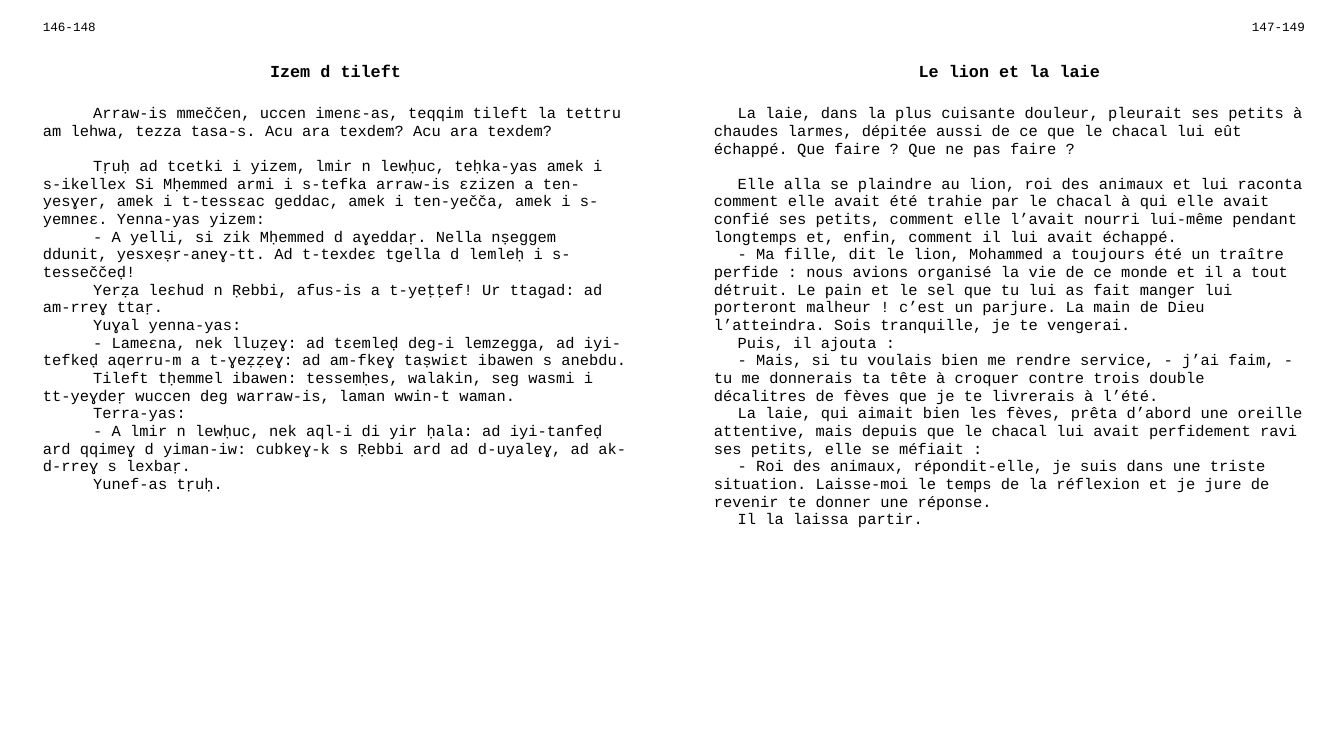
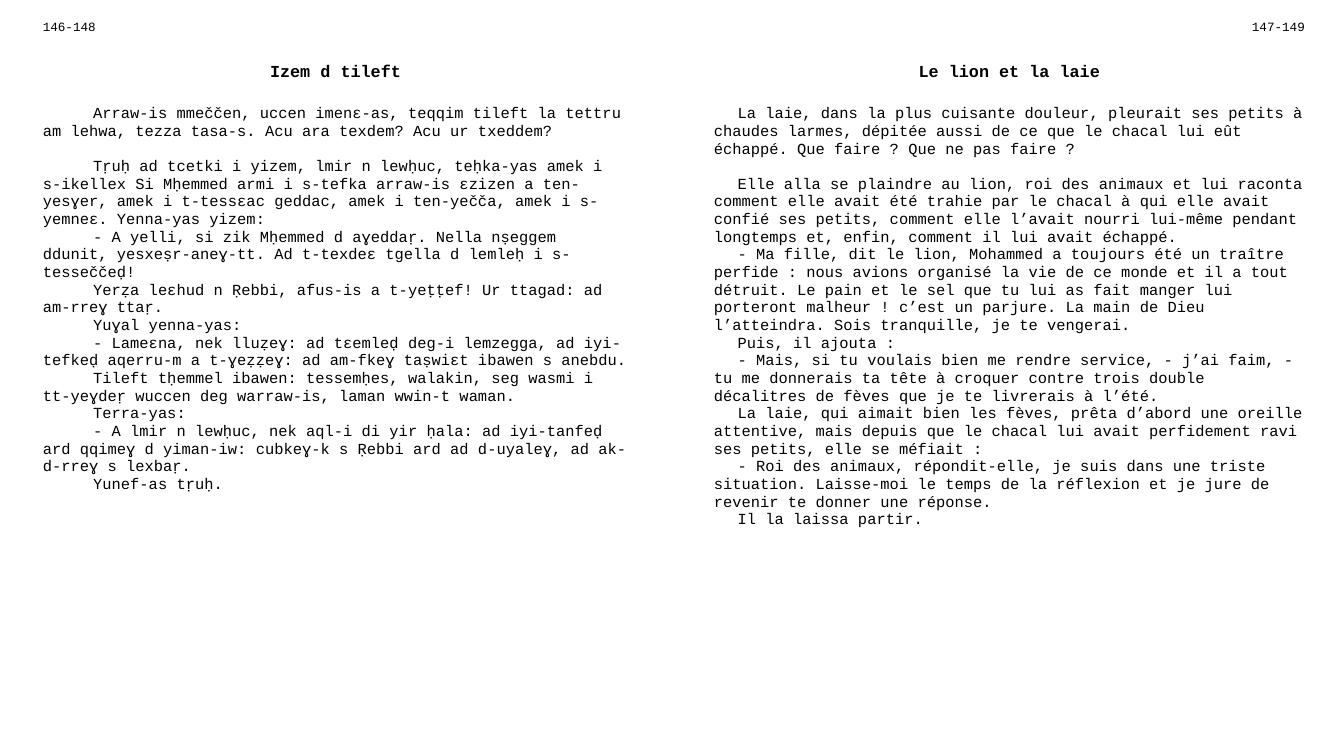
Before and after one commit to sferhah/tamacahut_n_wuccen, a slide deck: slide 56 of Uccen.ConsoleApp/uccen.pptx. Drawn at 1344x756 pixels with LibreOffice and Linux fonts; fonts in the diff are those of the drawing. Boxes give left, top, right and bottom in pixels: in the first picture for what was removed or moved away, otherwise in the second. Text is boxed around its words. In the diff, an @@ line names an element or a change of style, - is before the commit and + after.

```diff
--- a/Uccen.ConsoleApp/uccen.pptx
+++ b/Uccen.ConsoleApp/uccen.pptx
@@ table at [32,16,1315,729] @@
-row 3, column 1: Arraw-is mmeččen, uccen imenɛ-as, teqqim tileft la tettru am lehwa, tezza tasa-s. Acu ara texdem? Acu ara texdem? / Tṛuḥ ad tcetki i yizem, lmir n lewḥuc, teḥka-yas amek i s-ikellex Si Mḥemmed armi i s-tefka arraw-is ɛzizen a ten-yesɣer, amek i t-tessɛac geddac, amek i ten-yečča, amek i s-yemneɛ. Yenna-yas yizem: / - A yelli, si zik Mḥemmed d aɣeddaṛ. Nella nṣeggem ddunit, yesxeṣr-aneɣ-tt. Ad t-texdeɛ tgella d lemleḥ i s-tesseččeḍ! / Yerẓa leɛhud n Ṛebbi, afus-is a t-yeṭṭef! Ur ttagad: ad am-rreɣ ttaṛ. / Yuɣal yenna-yas: / - Lameɛna, nek lluẓeɣ: ad tɛemleḍ deg-i lemzegga, ad iyi-tefkeḍ aqerru-m a t-ɣeẓẓeɣ: ad am-fkeɣ taṣwiɛt ibawen s anebdu. / Tileft tḥemmel ibawen: tessemḥes, walakin, seg wasmi i tt-yeɣdeṛ wuccen deg warraw-is, laman wwin-t waman. / Terra-yas: / - A lmir n lewḥuc, nek aql-i di yir ḥala: ad iyi-tanfeḍ ard qqimeɣ d yiman-iw: cubkeɣ-k s Ṛebbi ard ad d-uyaleɣ, ad ak-d-rreɣ s lexbaṛ. / Yunef-as tṛuḥ.
+row 3, column 1: Arraw-is mmeččen, uccen imenɛ-as, teqqim tileft la tettru am lehwa, tezza tasa-s. Acu ara texdem? Acu ur txeddem? / Tṛuḥ ad tcetki i yizem, lmir n lewḥuc, teḥka-yas amek i s-ikellex Si Mḥemmed armi i s-tefka arraw-is ɛzizen a ten-yesɣer, amek i t-tessɛac geddac, amek i ten-yečča, amek i s-yemneɛ. Yenna-yas yizem: / - A yelli, si zik Mḥemmed d aɣeddaṛ. Nella nṣeggem ddunit, yesxeṣr-aneɣ-tt. Ad t-texdeɛ tgella d lemleḥ i s-tesseččeḍ! / Yerẓa leɛhud n Ṛebbi, afus-is a t-yeṭṭef! Ur ttagad: ad am-rreɣ ttaṛ. / Yuɣal yenna-yas: / - Lameɛna, nek lluẓeɣ: ad tɛemleḍ deg-i lemzegga, ad iyi-tefkeḍ aqerru-m a t-ɣeẓẓeɣ: ad am-fkeɣ taṣwiɛt ibawen s anebdu. / Tileft tḥemmel ibawen: tessemḥes, walakin, seg wasmi i tt-yeɣdeṛ wuccen deg warraw-is, laman wwin-t waman. / Terra-yas: / - A lmir n lewḥuc, nek aql-i di yir ḥala: ad iyi-tanfeḍ ard qqimeɣ d yiman-iw: cubkeɣ-k s Ṛebbi ard ad d-uyaleɣ, ad ak-d-rreɣ s lexbaṛ. / Yunef-as tṛuḥ.
```
Also in this commit, not shown: 1 other slide changed, 5 other files.
